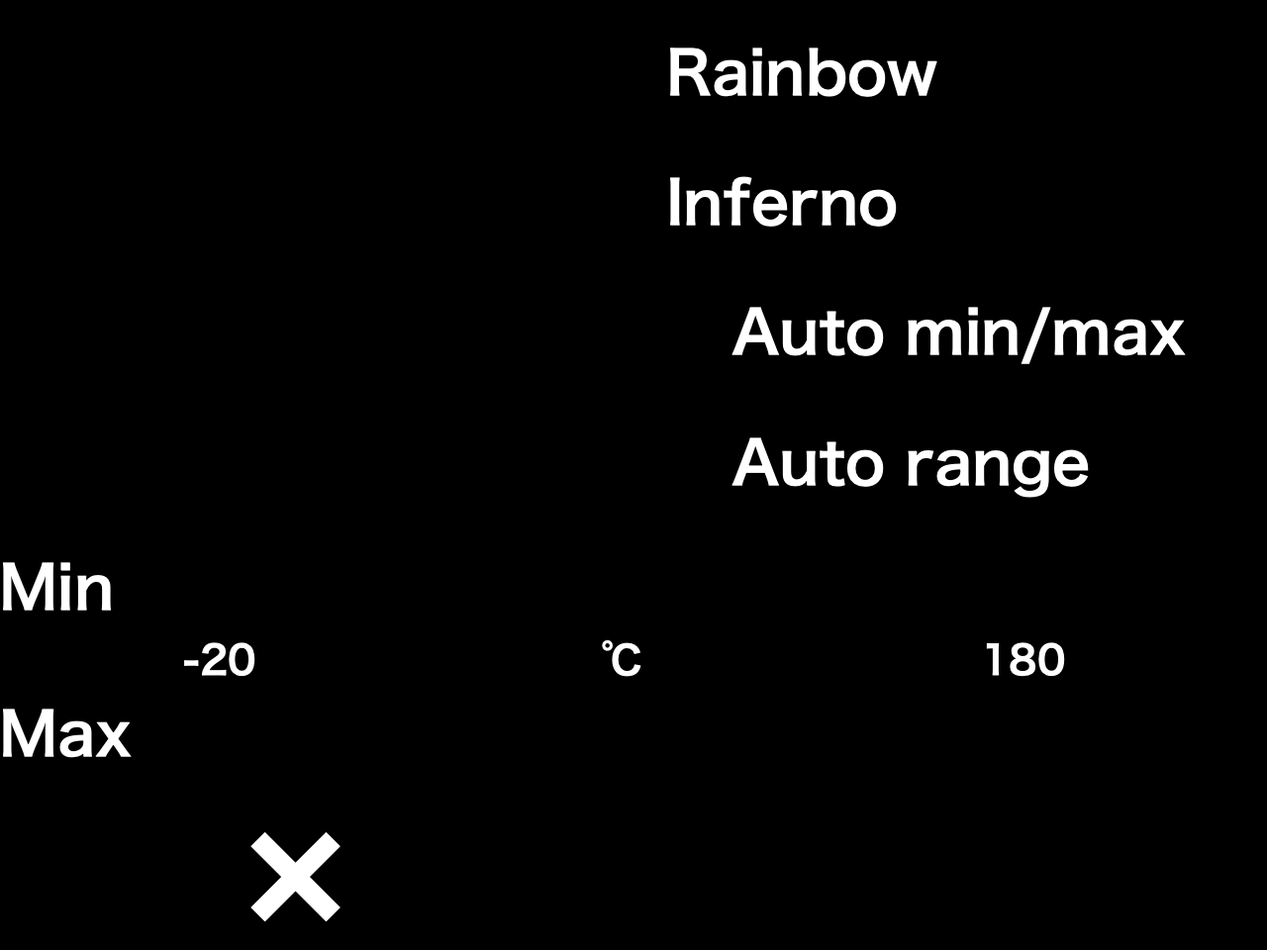
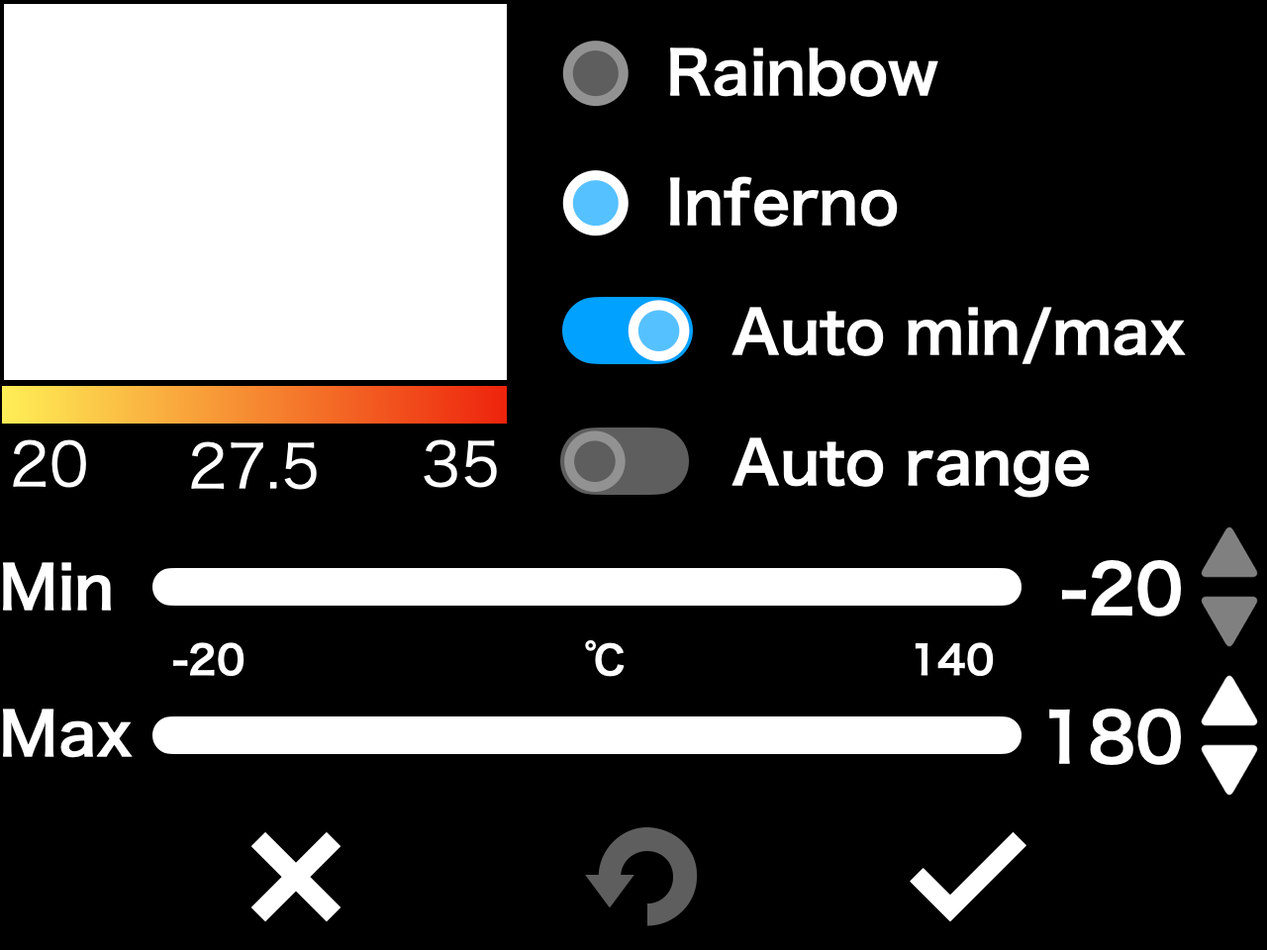
Layer changes from the first 1267x950 image to the second:
removed layer "Layer 11" over [1, 3, 1258, 927]
painted on "Layer 13" (2nd of 2) over [1, 3, 1258, 927]
removed layer "Layer 12" (3rd of 3) over [1, 3, 1258, 927]
